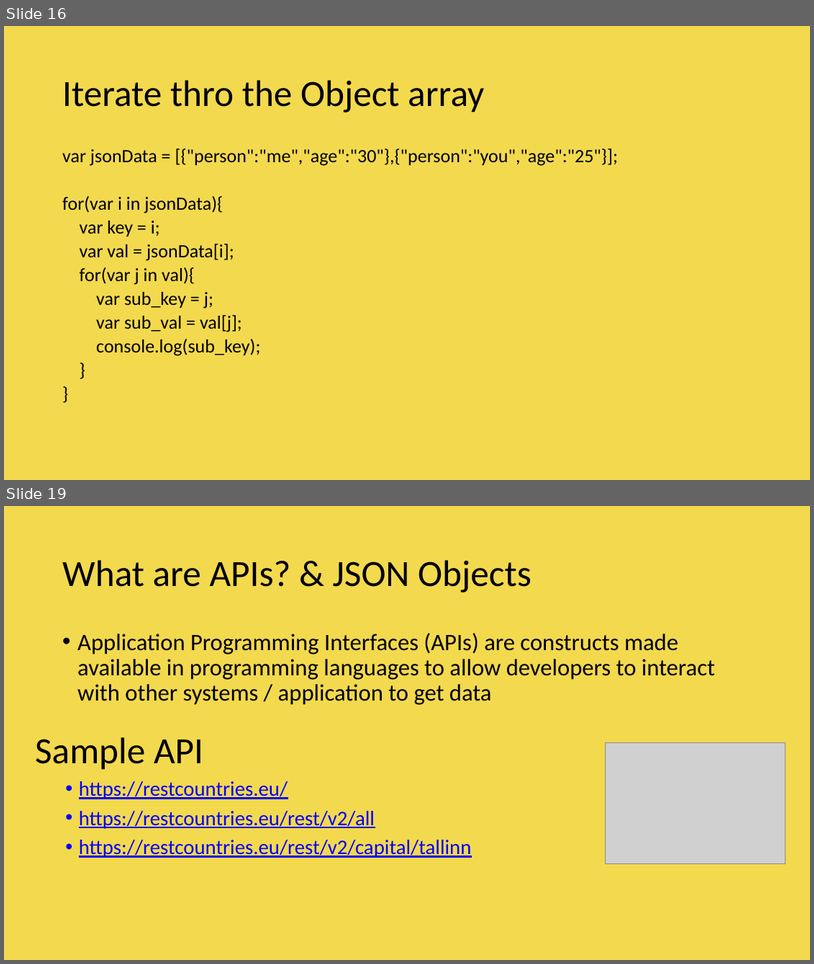
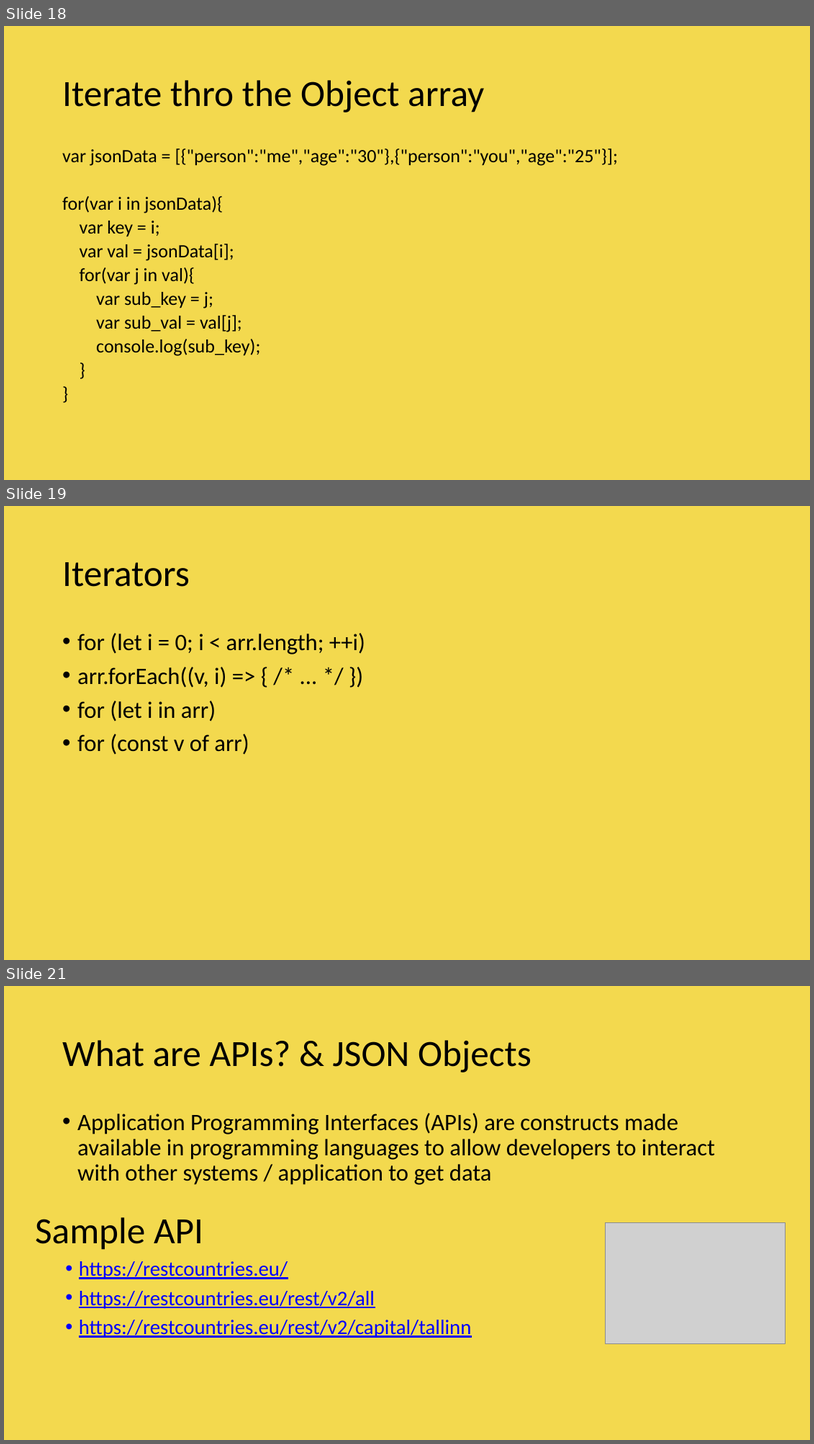
Before and after one commit to vishwanantha/javascript-101, a slide deck: ppt/001 - DataTypes.pptx. Shown one above the other, each under a label of ours: slides 16 and 19 before the commit, slides 18, 19 and 21 after it; the slides between them are not shown. The pictures are 814x964 and 814x1444 pixels, drawn with LibreOffice and Linux fonts; fonts in the diff are those of the drawing; grey boxes stand for pictures; background and template pictures are left out. Boxes give left, top, right and bottom in pixels: in the first picture for what was removed or moved away, otherwise in the second. Text is boxed around its words. In the diff, an @@ line names an element or a change of style, - is before the commit and + after.

```diff
--- a/ppt/001 - DataTypes.pptx
+++ b/ppt/001 - DataTypes.pptx
@@ slide 19 added at (x1=4, y1=506, x2=810, y2=960), background picture (left out) @@
@@ title added at (x1=62, y1=562, x2=190, y2=587), 44 pt, text #000000 @@
+Iterators
@@ text added at (x1=77, y1=633, x2=365, y2=754), 28 pt, text #000000 @@
+• for (let i = 0; i < arr.length; ++i)
+• arr.forEach((v, i) => { /* ... */ })
+• for (let i in arr)
+• for (const v of arr)
@@ what was slide 16 is now slide 18 @@
@@ what was slide 19 is now slide 21 @@
```
Also in this commit, not shown: 1 slide changed, 1 other slide added, 2 other files.
